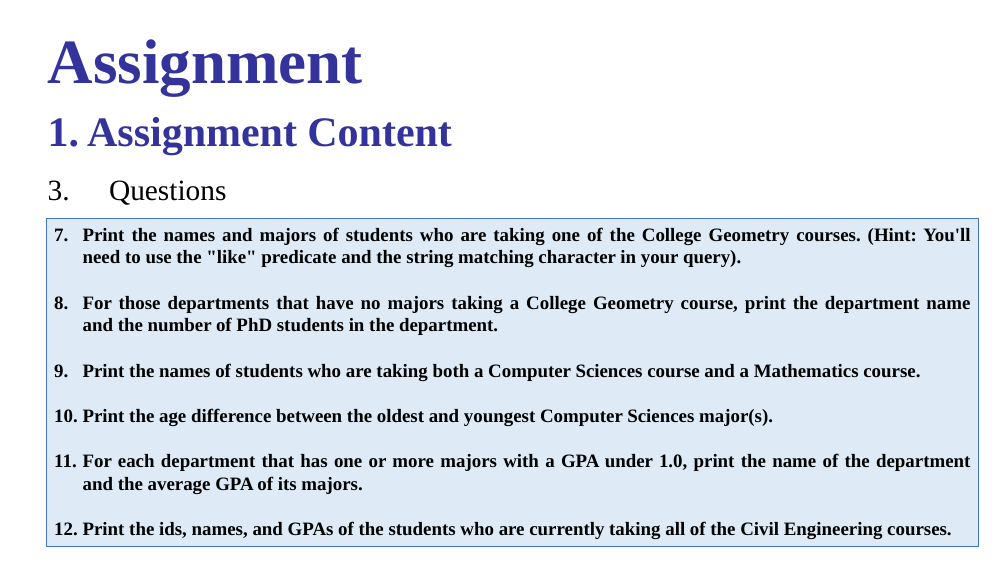
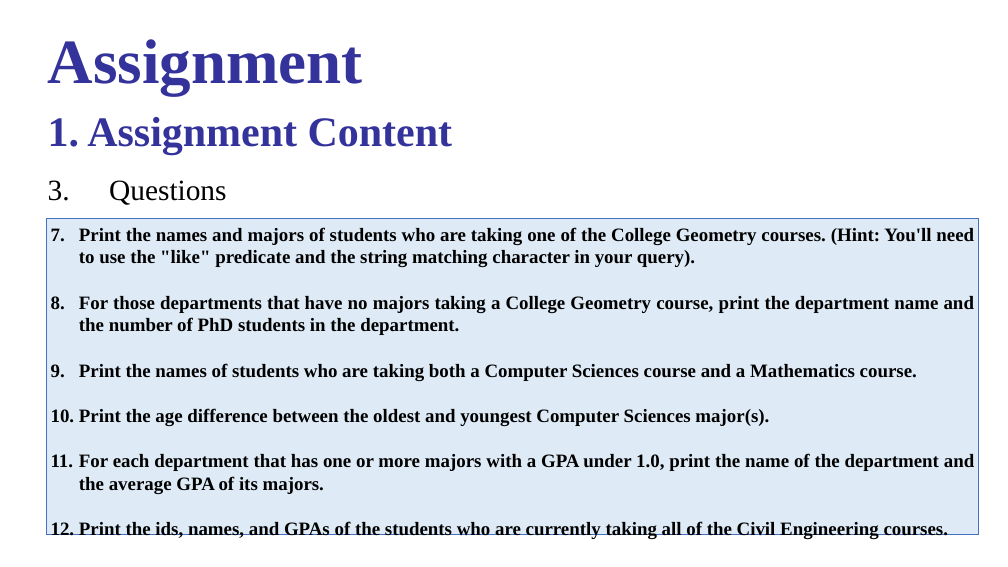
Before and after one commit to gongghao/database-labs, a slide deck: slide 15 of content/projects/project2/materials/Project_2_release.pptx. Drawn at 1008x567 pixels with LibreOffice and Linux fonts; fonts in the diff are those of the drawing. Boxes give left, top, right and bottom in pixels: in the first picture for what was removed or moved away, otherwise in the second. Text is boxed around its words. In the diff, an @@ line names an element or a change of style, - is before the commit and + after.

```diff
--- a/content/projects/project2/materials/Project_2_release.pptx
+++ b/content/projects/project2/materials/Project_2_release.pptx
@@ rectangle "Print the names and majors ..." resized from (x1=47, y1=219, x2=979, y2=547) to (x1=47, y1=219, x2=979, y2=535) @@
```
Also in this commit, not shown: 19 other slides changed, 3 other files.
